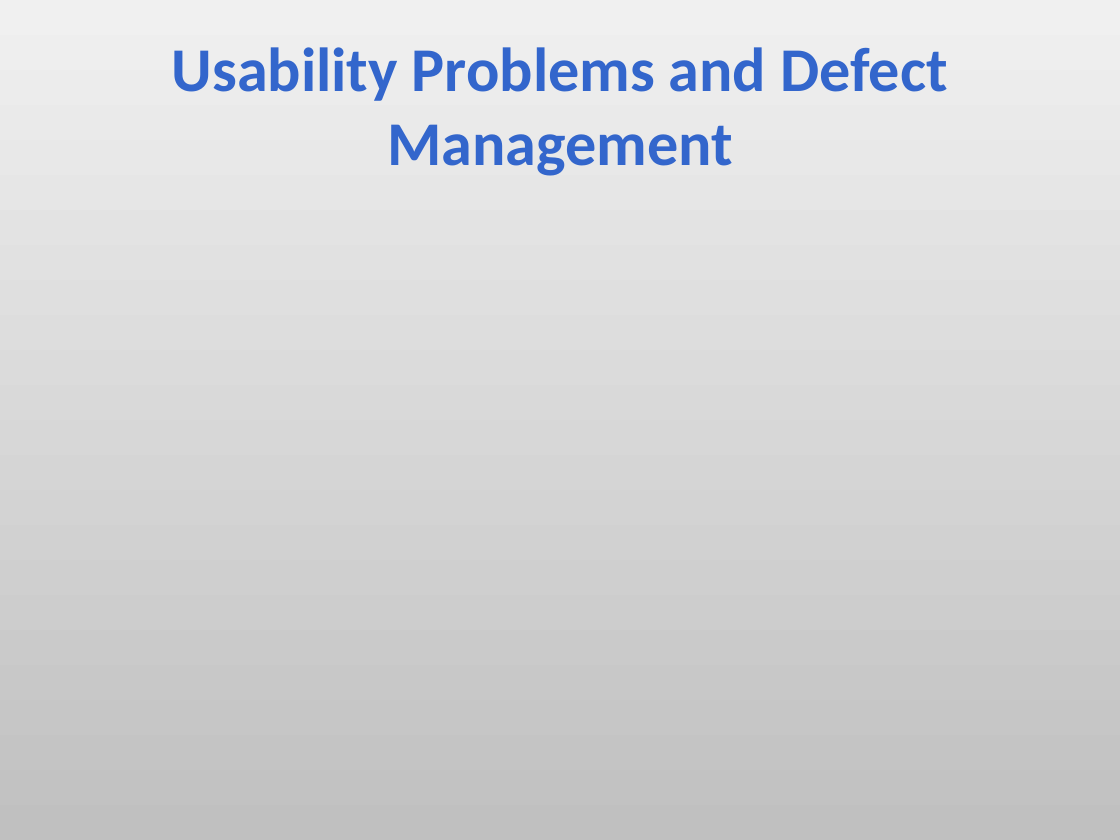
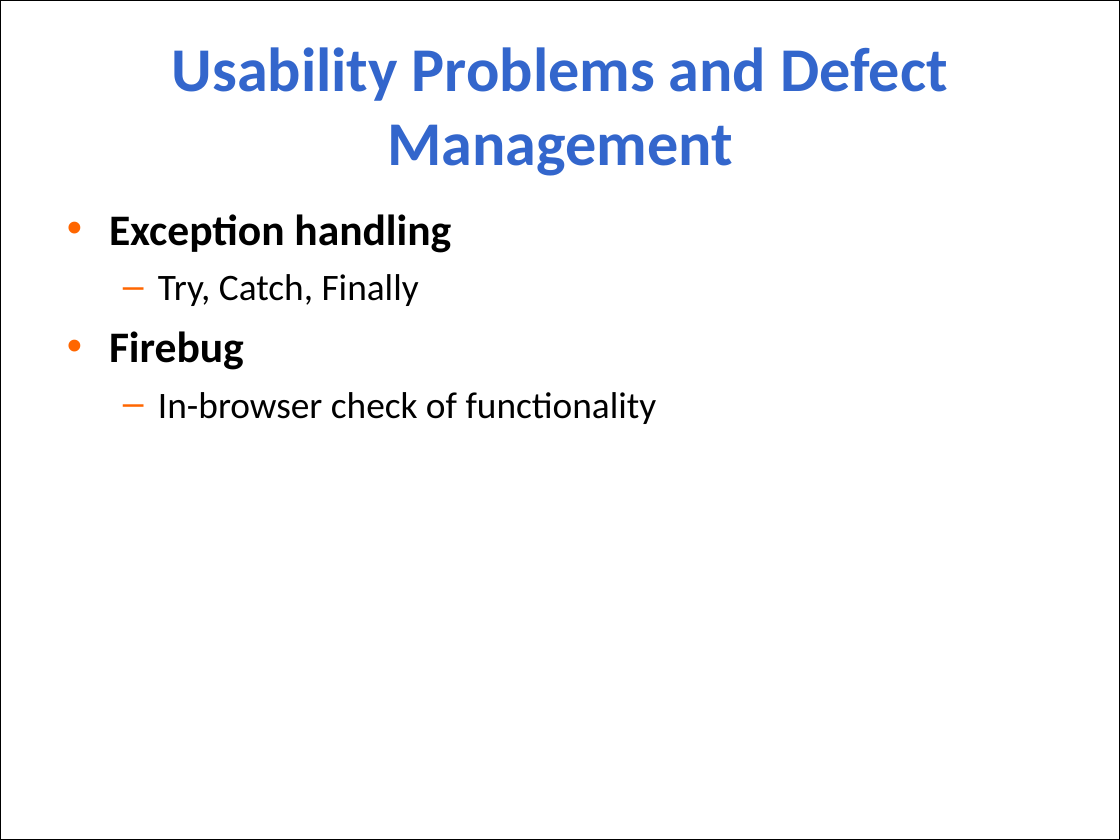
Before and after one commit to aajackson/Creepers, a slide deck: slide 12 of Documentation/MyFavs Presentation.ppt. Drawn at 1120x840 pixels with LibreOffice and Linux fonts; fonts in the diff are those of the drawing; background and template pictures are left out. Boxes give left, top, right and bottom in pixels: in the first picture for what was removed or moved away, otherwise in the second. Text is boxed around its words. In the diff, an @@ line names an element or a change of style, - is before the commit and + after.

Commit message:
Updated Powerpoint: Added theme & content

```diff
--- a/Documentation/MyFavs Presentation.ppt
+++ b/Documentation/MyFavs Presentation.ppt
@@ background gradient #F0F0F0 to #C0C0C0 to picture (left out) @@
@@ rectangle added at <box>0,0,1120,840</box>, fill #FFFFFF at 80% opacity, outline #000000 0.74 pt @@
@@ text added at <box>109,214,657,424</box>, 24 pt, text #000000 @@
+• Exception handling
+  – Try, Catch, Finally
+• Firebug
+  – In-browser check of functionality
```
Also in this commit, not shown: 11 other slides changed, 2 slides added, 2 slides removed.
